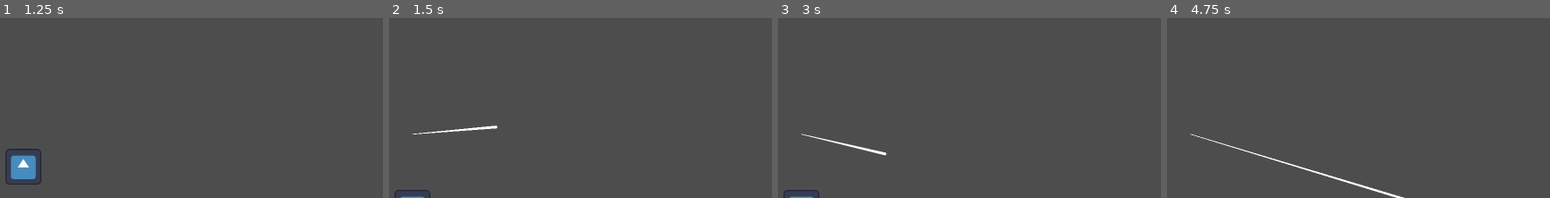
Above: before the commit, frames 1-4 (left to right).
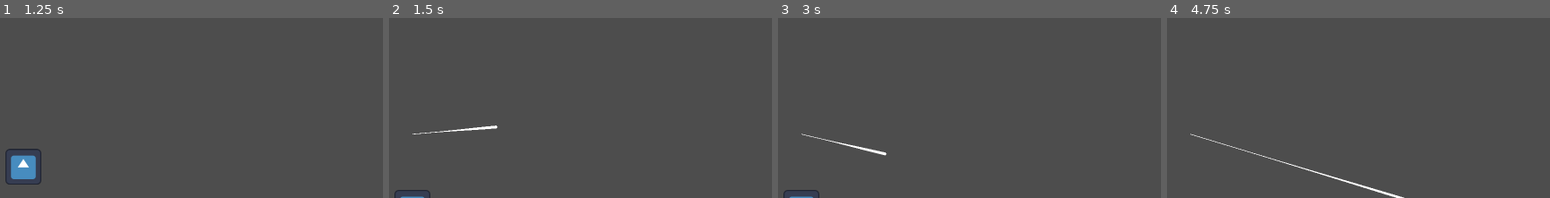
Above: after the commit, the same moments.

Repository: JoeOrchard03/Bubble-Fish
Game: Godot game, scene res://Scenes/MainScene.tscn
The game is run twice, just before and just after one commit, with the same random seed, the same clock (stepped at 60 frames per second) and the same inputs. The project has no main scene, so this scene is started directly. The engine's default icon, where the game draws it, is replaced by a stand-in: a white triangle on a blue panel in a dark square.
Inputs (mouse positions are in pixels of both pictures, inside the frame that each line leads up to):
- Up to frame 1 (1.25 s): tap Enter at 0.5 s; move the mouse to (outside the picture) at 0.52 s; click (outside the picture) at 0.67 s
- Up to frame 2 (1.5 s): drag from (626, 57) to (outside the picture) at 1.27 s
- Up to frame 3 (3 s): move the mouse to (outside the picture) at 2.02 s; click (outside the picture) at 2.17 s; drag from (outside the picture) to (outside the picture) at 2.77 s
- Up to frame 4 (4.75 s): move the mouse to (outside the picture) at 3.52 s; click (outside the picture) at 3.67 s; drag from (outside the picture) to (outside the picture) at 4.27 s

Frame 1 is identical in both runs. In frame 2, less than 0.1% of the frame differs, in the area x 6-28%, y 59-65%; in frame 3, 0.1%; in frame 4, 0.3%, in the area x 6-62%, y 64-100%.

Commit message:
bababooey

Diff:
--- a/Scripts/control_logic.gd
+++ b/Scripts/control_logic.gd
@@ -63,7 +63,7 @@
 		line.begin_cap_mode = Line2D.LINE_CAP_ROUND
 		line.width_curve = curve
 		for i in 50:
-			var pos = (((start_pos-final_pos).normalized()*start_pos.distance_to(final_pos))/50)/i
+			var pos = ((start_pos-final_pos).normalized()*((start_pos.distance_to(final_pos)/50)*i))
 			line.add_point(pos)
 
 		line.add_point((start_pos-final_pos).normalized()*start_pos.distance_to(final_pos))
